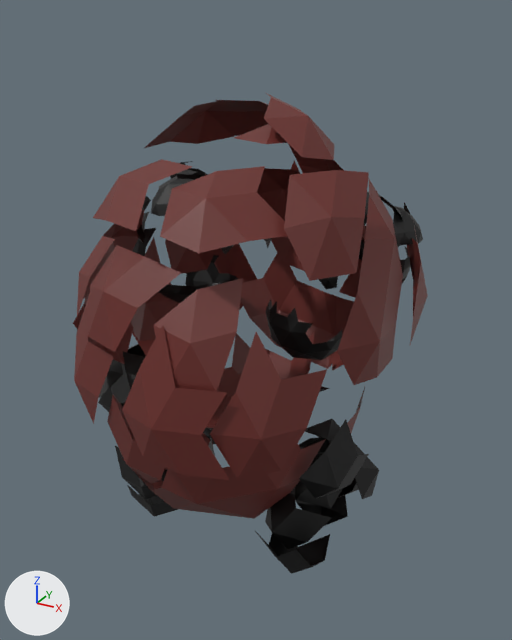
The glTF model public/models/azuki_unarmed_frames/explode/explode.f0003.glb, before and after one commit.
Camera for both pictures: a 50 mm camera at (2.43, -4.1, 3.58) aimed at (0.09, 0.14, 1.46). Every picture has the same lights, and +X, +Y and +Z are marked at lower left. Where no turn or scale is listed for an object, it has been applied to the vertices. Vertices at the same position are counted once.

The older version as bpy lines, for what is in view:
```python
me_bodysubnode_001 = bpy.data.meshes.new('BodySubnode.001')
me_bodysubnode_001.from_pydata(...)  # 874 vertices, 878 faces; spans x -1.37..1.26, y -1.24..1.24, z -0.36..3.06
me_bodysubnode_001.materials.append(mat_bakedmaterial)  # picture img_bakedesttexture
ob_body_001 = bpy.data.objects.new('Body.001', me_bodysubnode_001)
ob_body_001.location = (0.0, 0.0, 0.0)
```
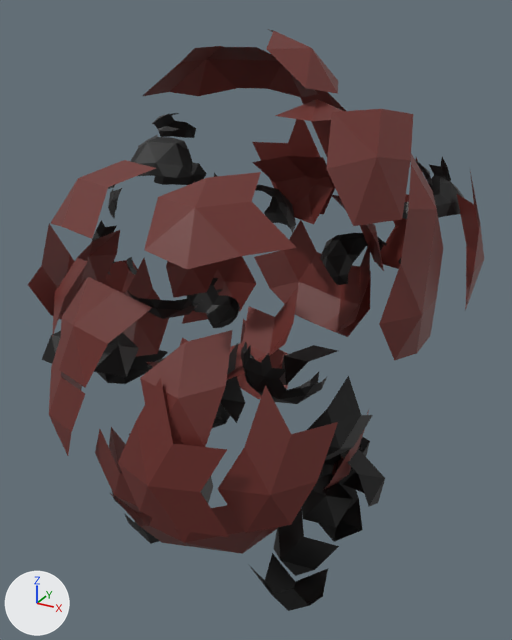
Changed parts and their boxes (x1, y1, x2, y2) in the pictures (512 x 640 px; the box of a moved part takes in the faces that stretch with it):
'Body.001', reshaped (28% wider, 21% taller)
    before: (73, 93, 428, 574)
    after: (28, 29, 484, 611)
part 1 of me_bodysubnode_001, moved or reshaped
    before: (206, 331, 315, 428)
    after: (146, 287, 298, 380)
part 2 of me_bodysubnode_001, moved or reshaped
    before: (121, 439, 326, 519)
    after: (109, 492, 278, 554)
part 3 of me_bodysubnode_001, moved or reshaped
    before: (328, 387, 365, 447)
    after: (325, 410, 369, 489)
part 4 of me_bodysubnode_001, moved or reshaped (not visible afterwards)
    before: (165, 433, 213, 470)
part 5 of me_bodysubnode_001, moved or reshaped
    before: (217, 333, 250, 397)
    after: (237, 319, 288, 399)
part 6 of me_bodysubnode_001, moved or reshaped
    before: (337, 177, 403, 385)
    after: (379, 154, 443, 361)
part 7 of me_bodysubnode_001, moved or reshaped
    before: (107, 396, 165, 484)
    after: (95, 429, 142, 513)
part 8 of me_bodysubnode_001, moved or reshaped
    before: (122, 325, 229, 480)
    after: (118, 377, 229, 537)
part 9 of me_bodysubnode_001, moved or reshaped
    before: (73, 292, 134, 364)
    after: (28, 224, 86, 320)
part 10 of me_bodysubnode_001, moved or reshaped
    before: (113, 394, 136, 441)
    after: (109, 427, 126, 474)
part 11 of me_bodysubnode_001, moved or reshaped
    before: (74, 294, 114, 424)
    after: (49, 338, 85, 456)
part 12 of me_bodysubnode_001, moved or reshaped
    before: (241, 253, 340, 369)
    after: (254, 220, 371, 337)
part 13 of me_bodysubnode_001, moved or reshaped
    before: (132, 303, 180, 355)
    after: (103, 260, 138, 293)
part 14 of me_bodysubnode_001, moved or reshaped
    before: (186, 244, 257, 310)
    after: (182, 256, 256, 324)
part 15 of me_bodysubnode_001, moved or reshaped
    before: (332, 297, 354, 371)
    after: (337, 242, 370, 333)
part 16 of me_bodysubnode_001, moved or reshaped
    before: (339, 190, 377, 298)
    after: (374, 157, 418, 269)
part 17 of me_bodysubnode_001, moved or reshaped
    before: (210, 332, 327, 479)
    after: (218, 385, 338, 533)
part 18 of me_bodysubnode_001, moved or reshaped
    before: (131, 237, 178, 341)
    after: (123, 258, 169, 357)
part 19 of me_bodysubnode_001, moved or reshaped
    before: (271, 161, 304, 271)
    after: (252, 119, 333, 225)
part 20 of me_bodysubnode_001, moved or reshaped
    before: (407, 222, 428, 344)
    after: (457, 171, 484, 311)
part 21 of me_bodysubnode_001, moved or reshaped
    before: (153, 278, 243, 391)
    after: (140, 330, 232, 447)
part 22 of me_bodysubnode_001, moved or reshaped
    before: (284, 170, 369, 281)
    after: (326, 109, 413, 226)
part 23 of me_bodysubnode_001, moved or reshaped
    before: (160, 166, 287, 253)
    after: (144, 172, 297, 269)
part 24 of me_bodysubnode_001, moved or reshaped
    before: (77, 209, 145, 316)
    after: (52, 230, 120, 337)

What changed in the scene script:
```text
Change me_bodysubnode_001:
    remove me_bodysubnode_001.from_pydata(...)  # 874 vertices, 878 faces; spans x -1.37..1.26, y -1.24..1.24, z -0.36..3.06
    add me_bodysubnode_001.from_pydata(...)  # 874 vertices, 878 faces; spans x -1.71..1.58, y -1.48..1.55, z -0.62..3.45
    me_bodysubnode_001 part 1: the loose piece of 15 vertices spanning x -0.49..0.49, y -0.27..0.65, z 0.57..1.22 is moved by (-0.15, -0.02, 0.36)
    me_bodysubnode_001 part 2: the loose piece of 20 vertices spanning x -0.52..0.86, y -1.01..-0.11, z 0.04..1.22 is moved by (-0.04, -0.11, -0.26)
    me_bodysubnode_001 part 3: the loose piece of 10 vertices spanning x 0.41..0.89, y -0.09..0.59, z 0.09..0.9 is moved by (-0.01, 0.17, -0.3)
    me_bodysubnode_001 part 4: the loose piece of 10 vertices spanning x -0.82..-0.29, y -0.52..0.23, z 0.08..0.64 is moved by (-0.03, -0.02, -0.22)
    me_bodysubnode_001 part 5: the loose piece of 9 vertices spanning x -0.7..0.04, y 0.55..0.98, z 0.31..0.87 is moved by (-0.09, 0.3, 0.01)
    me_bodysubnode_001 part 6: the loose piece of 13 vertices spanning x 0.83..1.18, y -0.49..0.32, z 1.35..2.57 is moved by (0.23, 0.07, 0.2)
    me_bodysubnode_001 part 7: the loose piece of 8 vertices spanning x -0.53..0.08, y -1.02..-0.77, z 0.44..1.27 is moved by (-0.05, -0.1, -0.21)
    me_bodysubnode_001 part 8: the loose piece of 10 vertices spanning x -0.15..0.57, y -1.24..-1.05, z 0.95..1.91 is moved by (0.14, -0.24, -0.2)
    me_bodysubnode_001 part 9: the loose piece of 8 vertices spanning x -1.19..-0.95, y -0.56..0.09, z 0.97..1.8 is moved by (-0.24, -0.16, 0.31)
    me_bodysubnode_001 part 10: the loose piece of 8 vertices spanning x -0.88..-0.49, y -0.82..-0.24, z 0.28..0.88 is moved by (-0.06, 0.01, -0.32)
    me_bodysubnode_001 part 11: the loose piece of 14 vertices spanning x -1.09..-0.28, y -1.04..-0.13, z 0.91..1.87 is moved by (-0.14, -0.13, -0.24)
    me_bodysubnode_001 part 12: the loose piece of 13 vertices spanning x -0.6..0.53, y 0.87..1.24, z 0.78..1.67 is moved by (0.04, 0.31, 0.18)
    me_bodysubnode_001 part 13: the loose piece of 8 vertices spanning x -1.31..-0.82, y 0.13..0.65, z 0.8..1.4 is moved by (-0.39, -0.02, 0.2)
    me_bodysubnode_001 part 14: the loose piece of 10 vertices spanning x -0.99..-0.45, y 0.65..1.15, z 1.01..1.97 is moved by (-0.15, 0.25, -0.14)
    me_bodysubnode_001 part 15: the loose piece of 8 vertices spanning x 0.31..0.72, y 0.63..1.18, z 0.83..1.66 is moved by (-0.12, 0.37, 0.17)
    me_bodysubnode_001 part 16: the loose piece of 10 vertices spanning x 0.33..0.97, y 0.81..1.18, z 1.38..2.34 is moved by (0.2, 0.26, 0.23)
    me_bodysubnode_001 part 17: the loose piece of 9 vertices spanning x 0.45..0.98, y -1.08..-0.58, z 0.93..1.89 is moved by (0.16, -0.18, -0.22)
    me_bodysubnode_001 part 18: the loose piece of 9 vertices spanning x -1.09..-0.91, y -0.12..0.6, z 0.95..1.91 is moved by (-0.14, 0.04, -0.2)
    me_bodysubnode_001 part 19: the loose piece of 9 vertices spanning x -0.5..0.22, y 1.04..1.23, z 1.51..2.47 is moved by (-0.07, 0.23, 0.36)
    me_bodysubnode_001 part 20: the loose piece of 9 vertices spanning x 0.95..1.26, y 0.17..0.83, z 1.42..2.38 is moved by (0.31, 0.17, 0.27)
    me_bodysubnode_001 part 21: the loose piece of 7 vertices spanning x 0.07..0.54, y -1.16..-0.73, z 1.55..2.14 is moved by (0.06, -0.23, -0.23)
    me_bodysubnode_001 part 22: the loose piece of 8 vertices spanning x 0.68..1.07, y -0.71..-0.03, z 2.18..2.73 is moved by (0.25, -0.03, 0.36)
    me_bodysubnode_001 part 23: the loose piece of 9 vertices spanning x 0.04..0.78, y -1.04..-0.36, z 2.37..2.72 is moved by (0.17, -0.36, 0.05)
    me_bodysubnode_001 part 24: the loose piece of 12 vertices spanning x -1.12..-0.57, y -0.7..0.23, z 1.59..2.18 is moved by (-0.22, -0.04, -0.18)
    me_bodysubnode_001 part 25: 628 of 874 vertices moved; they spanned x -1.37..1.1, y -1.14..1.2, z -0.36..3.06 and now span x -1.71..1.33, y -1.43..1.5, z -0.62..3.45; mean shift (-0.03, 0.05, 0.07); largest move (-0.22, -0.02, 2.03) -> (-0.09, -0.32, 2.36)
```
